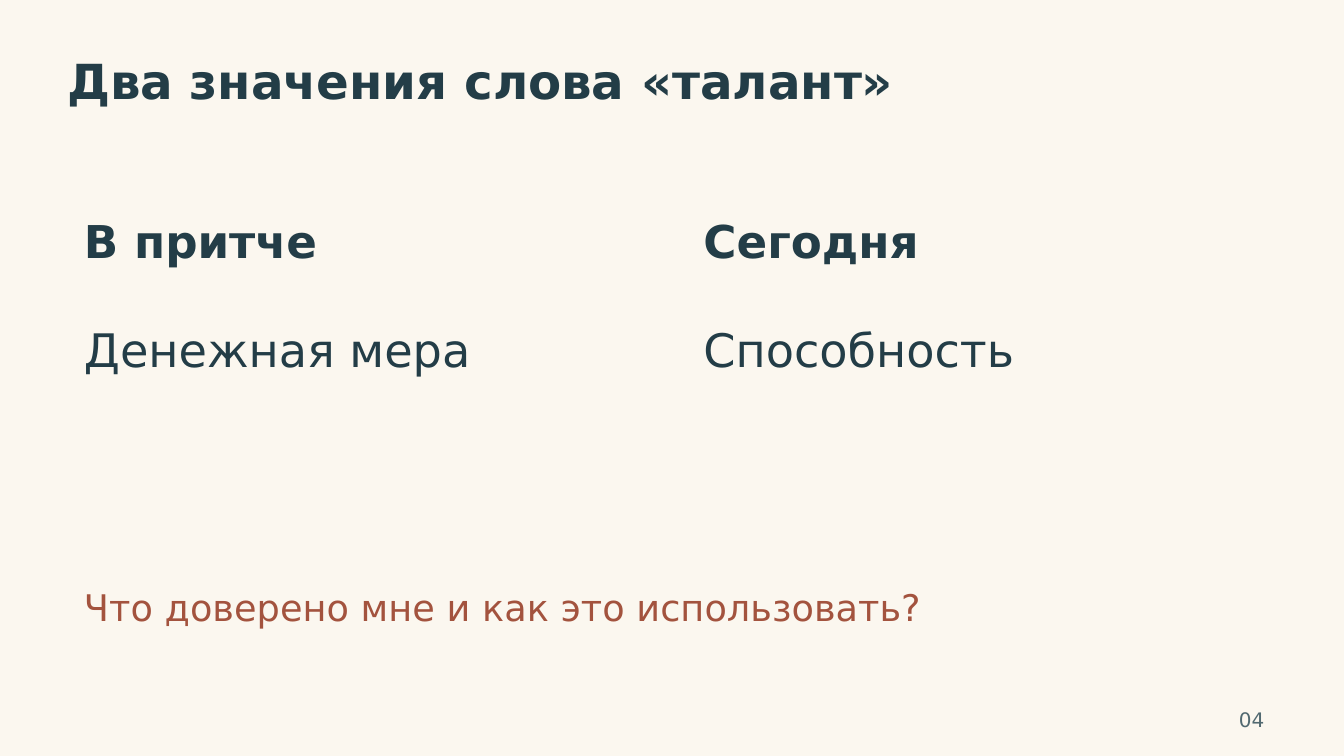
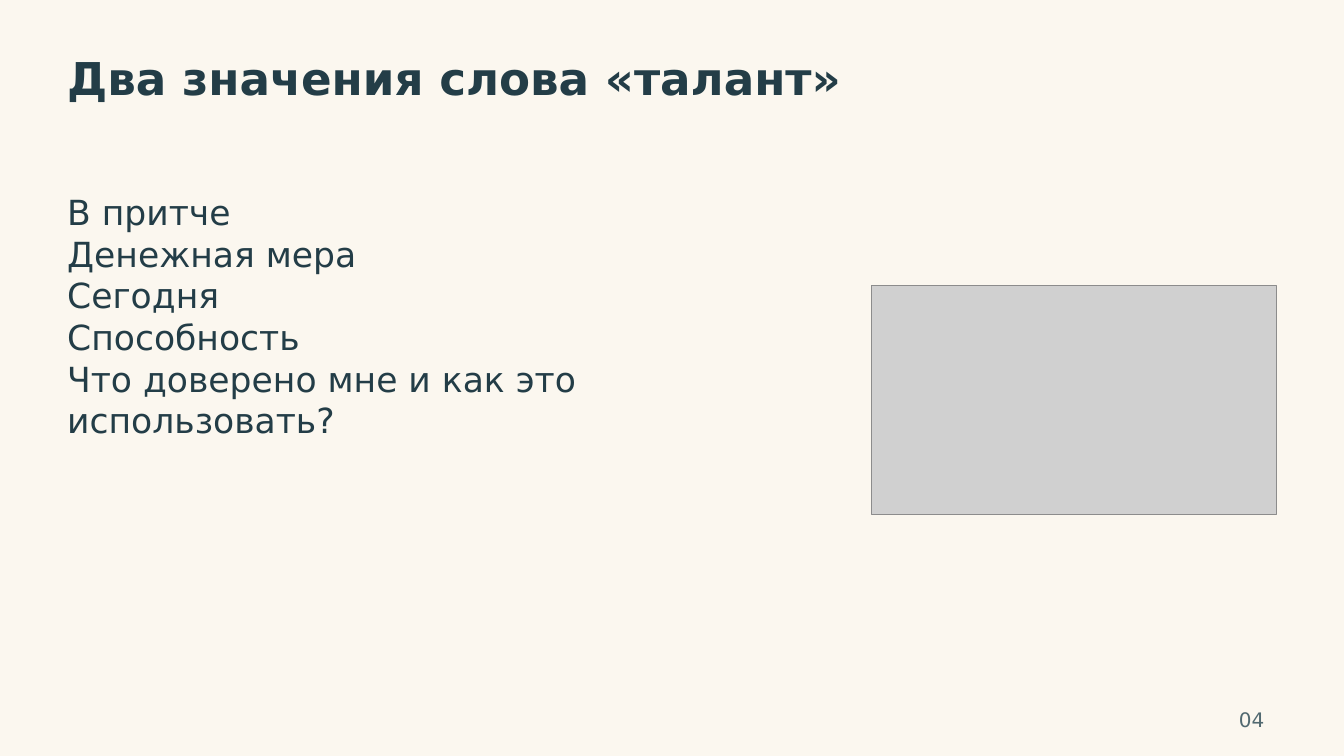
Before and after one commit to VAtapin/lessons, a slide deck: slide 4 of assets/lessons/chto-delat-so-svoim-talantom/Talant_Prezentaciya.pptx. Drawn at 1344x756 pixels with LibreOffice and Linux fonts; fonts in the diff are those of the drawing; grey boxes stand for pictures. Boxes give left, top, right and bottom in pixels: in the first picture for what was removed or moved away, otherwise in the second. Text is boxed around its words. In the diff, an @@ line names an element or a change of style, - is before the commit and + after.

```diff
--- a/assets/lessons/chto-delat-so-svoim-talantom/Talant_Prezentaciya.pptx
+++ b/assets/lessons/chto-delat-so-svoim-talantom/Talant_Prezentaciya.pptx
@@ text "Два значения слова «талант»" at bbox=[67, 62, 841, 102]: size 34.5 to 32.2 pt @@
@@ text at bbox=[67, 199, 356, 351]: paragraphs added @@
+В притче
+Денежная мера
+Сегодня
+Способность
@@ text "В притче": place and size @@
-text "В притче" at bbox=[84, 594, 920, 629]
+text "В притче" at bbox=[67, 199, 576, 434]
@@ text removed at bbox=[84, 225, 317, 268] @@
-В притче
@@ text removed at bbox=[703, 224, 918, 265] @@
-Сегодня
@@ picture added at bbox=[872, 286, 1277, 514] @@
@@ text removed at bbox=[84, 333, 470, 377] @@
-Денежная мера
@@ text removed at bbox=[703, 331, 1014, 368] @@
-Способность
@@ text at bbox=[67, 366, 576, 434]: size 26.2 to 24.8 pt, text colour #A3533E to #233D47 in "Что доверено мне и как это использовать?" @@
```
Also in this commit, not shown: 8 other slides changed, 45 other files.
